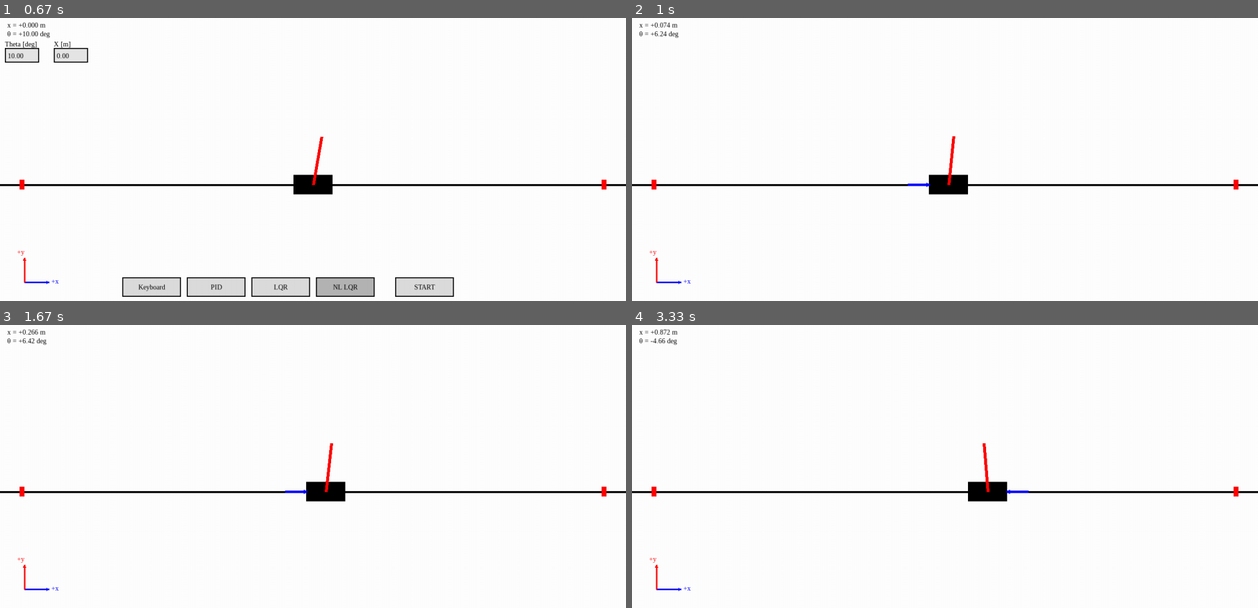
Above: before the commit, frames 1-4 (two rows, left to right).
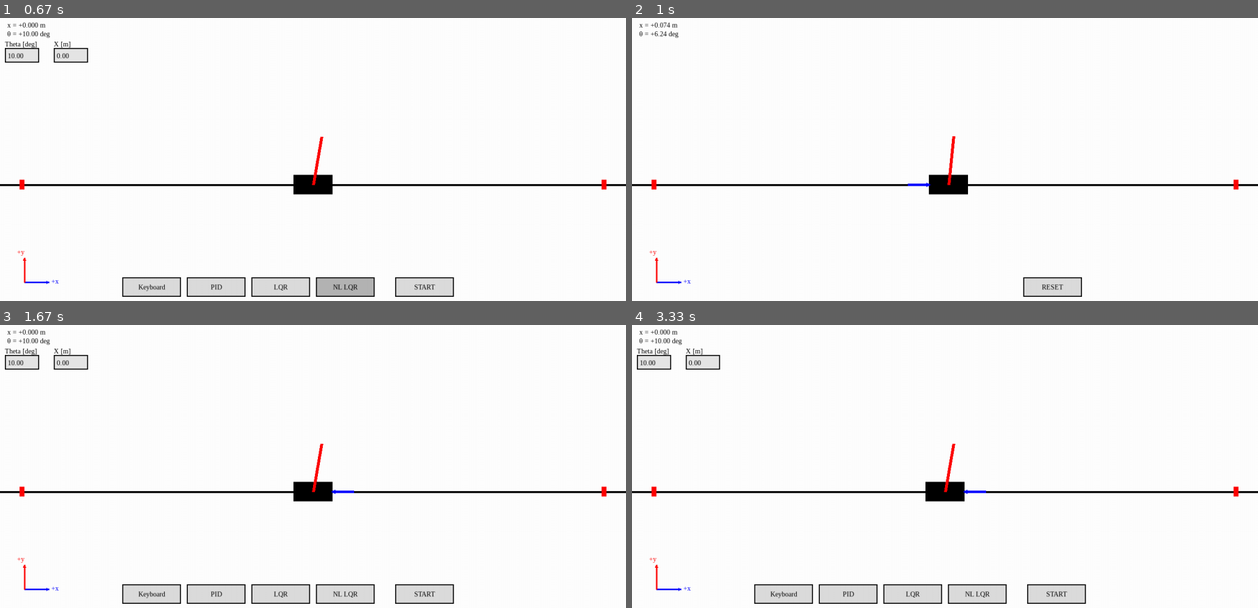
Above: after the commit, the same moments.

Repository: IamHenrikS/cartpole
Game: pygame game, started from main.py
Two runs of this game, one before a commit and one after it. Both use one fixed random seed, a clock stepped at 60 frames per second and the inputs below.
Inputs (mouse positions are in pixels of both pictures, inside the frame that each line leads up to):
- Up to frame 1 (0.67 s): click "NL LQR" at 0.38 s
- Up to frame 2 (1 s): click "START" at 0.72 s
- Up to frame 3 (1.67 s): click (419, 593) at 1.05 s, where only the run after the commit has a clickable "RESET"; click (375, 531) at 1.38 s
- Up to frame 4 (3.33 s): click (650, 361) at 1.72 s, where only the run after the commit has a clickable "10.00"; click (782, 358) at 2.05 s; click (782, 593) at 2.88 s, where only the run after the commit has a clickable "Keyboard"; click (1107, 514) at 3.22 s

Frame 1 is identical in both runs. In frame 2, 0.7% of the frame differs, in the area x 62-72%, y 91-99%; in frame 3, 4.5%; in frame 4, 5.0%, in the area x 0-73%, y 1-99%.

Commit message:
updated with an reset button in pygame

Diff:
--- a/UI/UImanager.py
+++ b/UI/UImanager.py
@@ -85,16 +85,24 @@
             )
         )
 
+        self.reset_button = Button(
+            (800, y, 120, 40),      # Might need to tweak the x-value, not super aligned.
+            "RESET",
+            self.sim.reset,
+        )
+
     def handle_event(self,event):
-        if self.sim.state != simState.menu:
-            return
 
-        for i in self.widgets:
-            i.handle_event(event)
+        if self.sim.state == simState.menu:
+            for i in self.widgets:
+                i.handle_event(event)
+        elif self.sim.state == simState.running:
+            self.reset_button.handle_event(event)
 
     def draw(self,screen):
-        if self.sim.state != simState.menu:
-            return
 
-        for i in self.widgets:
-            i.draw(screen)
+        if self.sim.state == simState.menu:
+            for i in self.widgets:
+                i.draw(screen)
+        elif self.sim.state == simState.running:
+            self.reset_button.draw(screen)
--- a/dynamics/cartpole_dynamics.py
+++ b/dynamics/cartpole_dynamics.py
@@ -40,7 +40,6 @@
         # Limits (meters)
         self.x_min = -5.5
         self.x_max =  5.5
-
 
         # State
         self.reset()
